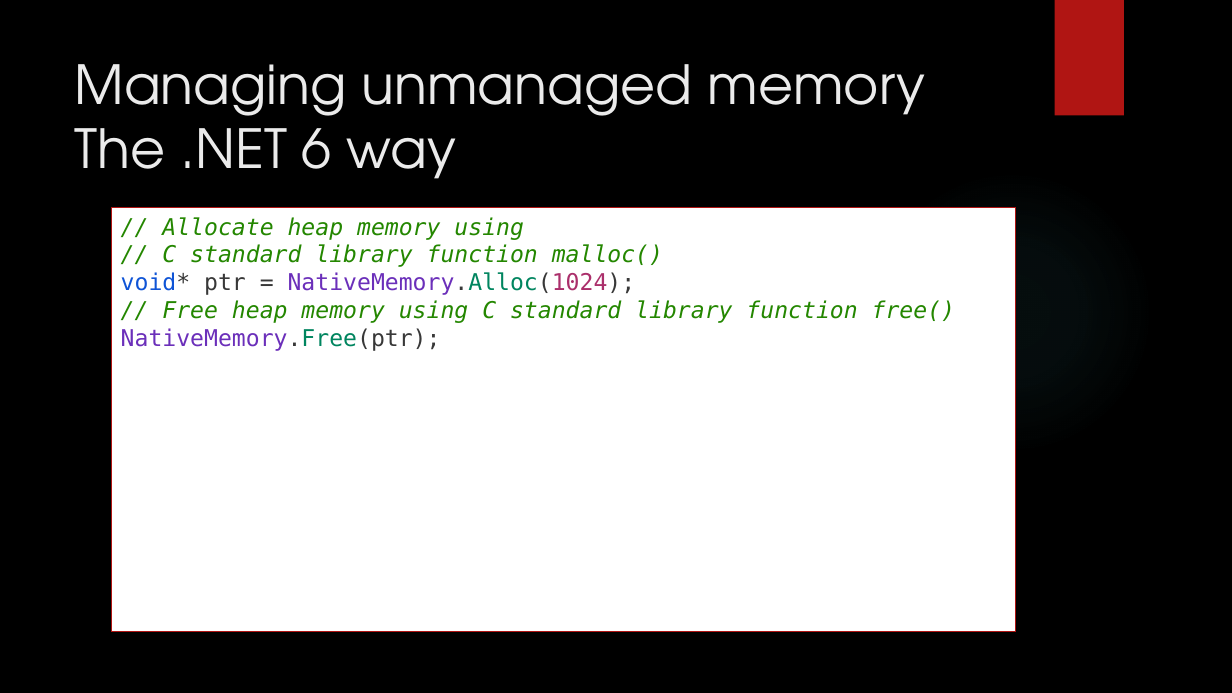
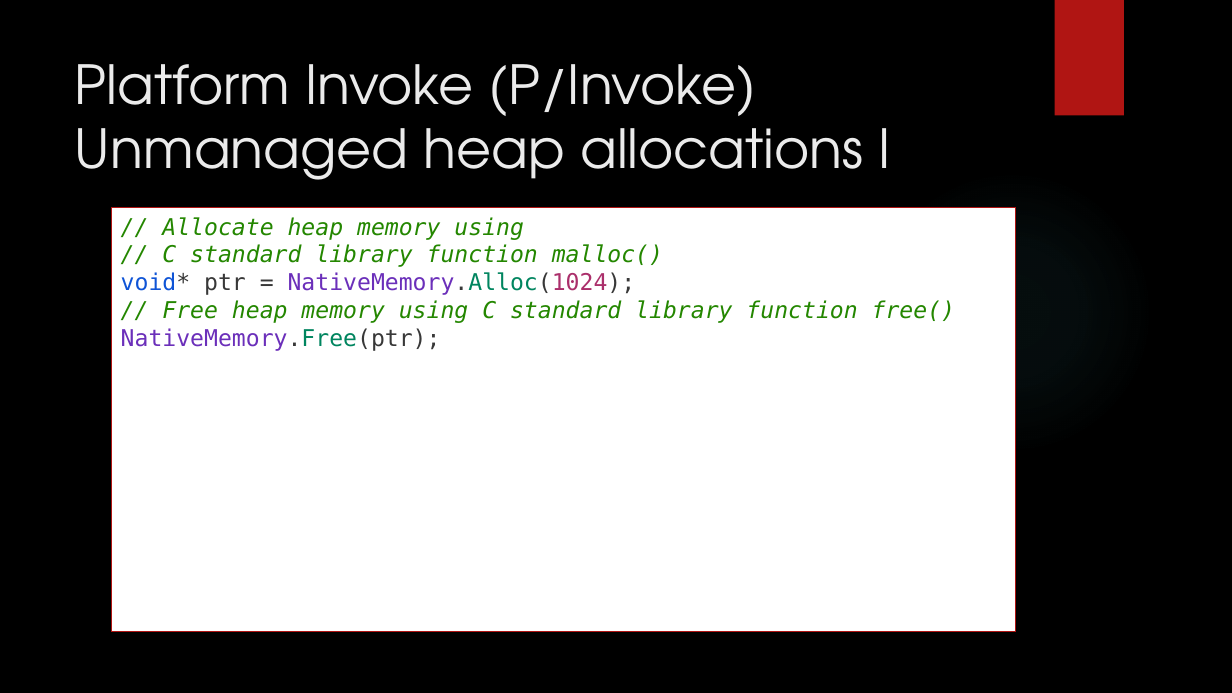
Before and after one commit to dennisdietrich/UnsafeCSharp, a slide deck: slide 23 of doc/Introduction to unsafe C#.pptx (slide 22 before the commit). Drawn at 1232x693 pixels with LibreOffice and Linux fonts; fonts in the diff are those of the drawing; background and template pictures are left out. Boxes give left, top, right and bottom in pixels: in the first picture for what was removed or moved away, otherwise in the second. Text is boxed around its words. In the diff, an @@ line names an element or a change of style, - is before the commit and + after.

Commit message:
Removed section 'Managing unmanaged memory'

```diff
--- a/doc/Introduction to unsafe C#.pptx
+++ b/doc/Introduction to unsafe C#.pptx
@@ title at [75,64,891,180]: text changed @@
-Managing unmanaged memory
-The .NET 6 way
+Platform Invoke (P/Invoke)
+Unmanaged heap allocations I
```
Also in this commit, not shown: 4 other slides changed.
